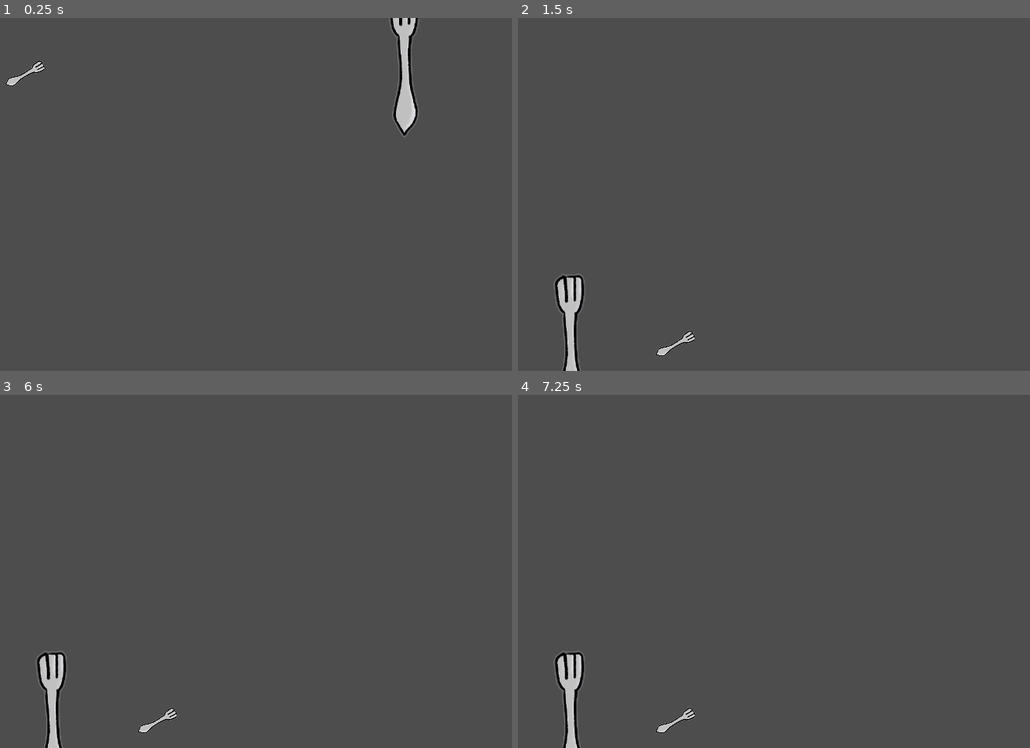
Above: before the commit, frames 1-4 (two rows, left to right).
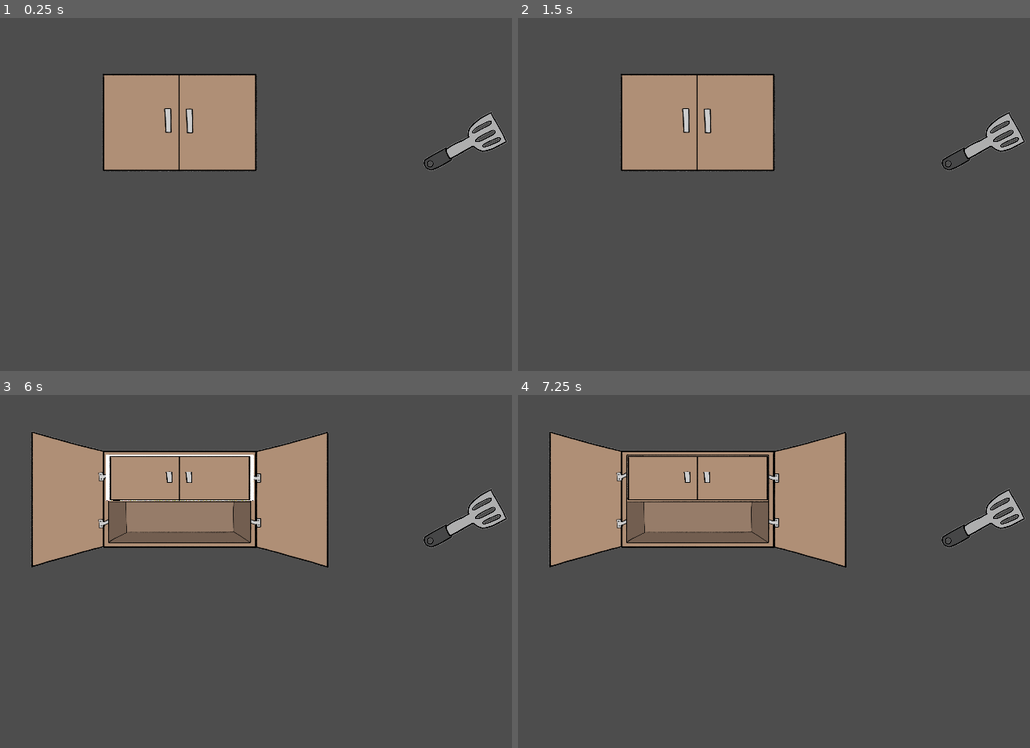
Above: after the commit, the same moments.

Repository: rocketCarlos/WhatsInTheWardrobe
Game: Godot game, scene res://scenes/MockScene/mock_scene.tscn
Two runs of this game, one before a commit and one after it. Both use one fixed random seed, a clock stepped at 60 frames per second and the inputs below. The project has no main scene, so this scene is started directly.
Inputs (mouse positions are in pixels of both pictures, inside the frame that each line leads up to):
- Up to frame 1 (0.25 s): no input
- Up to frame 2 (1.5 s): tap Enter at 0.5 s; move the mouse to (922, 67) at 0.52 s; click (922, 67) at 0.6 s; tap Space at 1.25 s; move the mouse to (543, 74) at 1.27 s; click (543, 74) at 1.35 s
- Up to frame 3 (6 s): tap Enter at 2, 3.5 s; click (25, 451) at 2.1 s; tap Space at 2.75, 4.25 s; move the mouse to (404, 444) at 2.77 s; click (404, 444) at 2.85 s; move the mouse to (409, 507) at 3.52 s; click (409, 507) at 3.6 s; move the mouse to (71, 518) at 4.27 s; click (71, 518) at 4.35 s; move the mouse to (291, 571) at 5.02 s; click (291, 571) at 5.1 s; move the mouse to (168, 483) at 5.77 s; click (168, 483) at 5.85 s
- Up to frame 4 (7.25 s): move the mouse to (917, 553) at 6.52 s; click (917, 553) at 6.6 s

The runs differ from the first frame. In frame 1, 10% of the frame differs, in the area x 0-100%, y 0-44%; in frame 2, 10%; in frame 3, 19%, in the area x 5-100%, y 10-100%; in frame 4, 19%.

Commit message:
Slots can be nested into containers (WIP)

Diff:
--- a/autoloads/ItemManager/item_manager.gd
+++ b/autoloads/ItemManager/item_manager.gd
@@ -22,37 +22,8 @@
 #endregion
 
 #region globals
-enum ROOMS {
-	LIVING,
-	KITCHEN,
-	ENTRANCE,
-	CORRIDOR,
-	MUMS,
-	KIDS,
-	NONE
-}
-
 # reference to the item that is currently selected
 var selected_item: Node = null
-#endregion
-
-#region item management
-func reparent_item(item: Node) -> void:
-	match item.room:
-		ROOMS.LIVING:
-			item.call_deferred(&"reparent", living)
-		ROOMS.KITCHEN:
-			item.call_deferred(&"reparent", kitchen)
-		ROOMS.ENTRANCE:
-			item.call_deferred(&"reparent", entrance)
-		ROOMS.CORRIDOR:
-			item.call_deferred(&"reparent", corridor)
-		ROOMS.MUMS:
-			item.call_deferred(&"reparent", mums)
-		ROOMS.KIDS:
-			item.call_deferred(&"reparent", kids)
-		ROOMS.NONE:
-			push_error(item, "'S ROOM IS NOT SET")
 #endregion
 
 #region inventory interaction
--- a/scenes/GenericContainer/generic_container.tscn
+++ b/scenes/GenericContainer/generic_container.tscn
@@ -3,7 +3,6 @@
 [ext_resource type="Script" path="res://scenes/GenericContainer/generic_container.gd" id="1_5js1k"]
 
 [node name="GenericContainer" type="Sprite2D"]
-position = Vector2(607, 432)
 script = ExtResource("1_5js1k")
 
 [node name="Highlight" type="Sprite2D" parent="."]
--- a/scenes/GenericItem/generic_item.gd
+++ b/scenes/GenericItem/generic_item.gd
@@ -22,20 +22,21 @@
 
 # when current_slot is set:
 # - item's position will match slot's position
-# - item's room will match slot's room
 # - item is reparented
+# - item's parent matches slot's parent
 # NOTE: only if new slot is not null
 var current_slot : Node:
 	set(slot):
 		current_slot = slot
 		if slot: # if slot is not null
 			global_position = slot.global_position
-			room = slot.room
-			ItemManager.reparent_item(self)
+			parent = slot.parent
+			reparent(slot)
 
-
+# the slot where the item is originally placed
 @export var original_slot : Node
-var room: ItemManager.ROOMS = ItemManager.ROOMS.NONE
+# item's parent in terms of placement in the room
+var parent: Node
 #endregion
 
 #region ready, process and restart
@@ -50,6 +51,9 @@
 func _ready() -> void:
 	restart()
 	_init_textures()
+	# if this node has a parent, show this node above its parent
+	if parent:
+		z_index += 1
 
 # Called every frame. 'delta' is the elapsed time since the previous frame.
 func _process(delta: float) -> void:
@@ -61,6 +65,7 @@
 				var response = ItemManager.to_inventory(self)
 				if response.status == ItemManager.INVENTORY_STATUS.ACCEPTED: # there's room
 					in_inventory = true
+					reparent(ItemManager)
 					global_position = response.position
 					inventory_index = response.idx
 					if current_slot:
@@ -114,6 +119,10 @@
 	highlight.show()
 	mouse_in_collider = true
 
+	# disable parent if not in inventory
+	if not in_inventory and parent:
+		parent.disabled = true
+
 
 func _on_hitbox_mouse_exited() -> void:
 	mouse_in_collider = false
@@ -121,4 +130,8 @@
 	if ItemManager.selected_item != self:
 		highlight.hide()
 
+	# enable parent if not in inventory
+	if not in_inventory and parent:
+		parent.disabled = false
+
 #endregion
--- a/scenes/GenericItem/generic_item.tscn
+++ b/scenes/GenericItem/generic_item.tscn
@@ -1,11 +1,8 @@
-[gd_scene load_steps=3 format=3 uid="uid://bb6p32llodf5c"]
+[gd_scene load_steps=2 format=3 uid="uid://bb6p32llodf5c"]
 
 [ext_resource type="Script" path="res://scenes/GenericItem/generic_item.gd" id="1_b8hli"]
-[ext_resource type="Texture2D" uid="uid://5ikypwjunnin" path="res://assets/interactive objects/kitchen/fork.png" id="1_mey8t"]
 
 [node name="GenericItem" type="Sprite2D"]
-position = Vector2(550, 283)
-texture = ExtResource("1_mey8t")
 script = ExtResource("1_b8hli")
 
 [node name="Highlight" type="Sprite2D" parent="."]
--- a/scenes/MockScene/mock_scene.tscn
+++ b/scenes/MockScene/mock_scene.tscn
@@ -1,48 +1,53 @@
-[gd_scene load_steps=6 format=3 uid="uid://dfsatt0oldpee"]
+[gd_scene load_steps=8 format=3 uid="uid://dfsatt0oldpee"]
 
 [ext_resource type="PackedScene" uid="uid://bb6p32llodf5c" path="res://scenes/GenericItem/generic_item.tscn" id="1_oymsc"]
 [ext_resource type="PackedScene" uid="uid://cs57ycjr101r3" path="res://scenes/Slot/slot.tscn" id="2_834jm"]
 [ext_resource type="PackedScene" uid="uid://dhhcj2lu1qtoc" path="res://scenes/GenericContainer/generic_container.tscn" id="3_psku0"]
+[ext_resource type="Texture2D" uid="uid://6gy84niqdygv" path="res://assets/interactive objects/kitchen/spatula.png" id="3_ua3tu"]
 [ext_resource type="Texture2D" uid="uid://br3h8eye7um55" path="res://assets/interactive objects/drawer2_opened.png" id="4_r4q3r"]
 [ext_resource type="Texture2D" uid="uid://ddg0oerjyutpb" path="res://assets/interactive objects/drawer2_closed.png" id="5_ghukh"]
+[ext_resource type="Texture2D" uid="uid://cj3hcn7g320g8" path="res://assets/interactive objects/kitchen/big_knife.png" id="7_73ycw"]
 
 [node name="MockScene" type="Node2D"]
 
 [node name="Slot" parent="." instance=ExtResource("2_834jm")]
-position = Vector2(141, 104)
-room = 0
+position = Vector2(945, 236)
 
-[node name="GenericItem" parent="Slot" node_paths=PackedStringArray("original_slot") instance=ExtResource("1_oymsc")]
-position = Vector2(362, -6.10352e-05)
+[node name="Spatula" parent="Slot" node_paths=PackedStringArray("original_slot") instance=ExtResource("1_oymsc")]
 rotation = 1.08734
 scale = Vector2(0.373016, 0.315094)
+texture = ExtResource("3_ua3tu")
 original_slot = NodePath("..")
 
-[node name="Slot2" parent="." instance=ExtResource("2_834jm")]
-position = Vector2(839, 92)
-room = 2
-
-[node name="GenericItem2" parent="Slot2" node_paths=PackedStringArray("original_slot") instance=ExtResource("1_oymsc")]
-position = Vector2(-489, 55)
-original_slot = NodePath("..")
-
-[node name="Slot3" parent="." instance=ExtResource("2_834jm")]
-position = Vector2(852, 207)
-room = 4
-
 [node name="GenericContainer" parent="." node_paths=PackedStringArray("children") instance=ExtResource("3_psku0")]
-visible = false
-position = Vector2(389.171, 491.019)
+position = Vector2(427, 192)
 scale = Vector2(0.77414, 0.671498)
 texture = ExtResource("4_r4q3r")
 sprite_closed = ExtResource("5_ghukh")
 sprite_open = ExtResource("4_r4q3r")
-children = [NodePath("GenericContainer2")]
+children = [NodePath("Slot3"), NodePath("GenericContainer2")]
 
-[node name="GenericContainer2" parent="GenericContainer" node_paths=PackedStringArray("parent") instance=ExtResource("3_psku0")]
+[node name="Slot3" parent="GenericContainer" node_paths=PackedStringArray("parent") instance=ExtResource("2_834jm")]
+position = Vector2(-116.258, 80.4172)
+scale = Vector2(1.29176, 1.48921)
+parent = NodePath("..")
+
+[node name="GenericContainer2" parent="GenericContainer" node_paths=PackedStringArray("parent", "children") instance=ExtResource("3_psku0")]
 position = Vector2(0.424866, -59.0385)
 scale = Vector2(0.913681, 0.451485)
 texture = ExtResource("5_ghukh")
 sprite_closed = ExtResource("5_ghukh")
 sprite_open = ExtResource("4_r4q3r")
 parent = NodePath("..")
+children = [NodePath("Slot2")]
+
+[node name="Slot2" parent="GenericContainer/GenericContainer2" node_paths=PackedStringArray("parent") instance=ExtResource("2_834jm")]
+position = Vector2(150.569, 51.5385)
+scale = Vector2(1.41379, 3.29846)
+parent = NodePath("..")
+
+[node name="Knife" parent="GenericContainer/GenericContainer2/Slot2" node_paths=PackedStringArray("original_slot") instance=ExtResource("1_oymsc")]
+rotation = 0.783653
+scale = Vector2(0.12, 0.12)
+texture = ExtResource("7_73ycw")
+original_slot = NodePath("..")
--- a/scenes/Slot/slot.gd
+++ b/scenes/Slot/slot.gd
@@ -19,8 +19,9 @@
 var mouse_in_collider : bool
 # reference to the node that this slot contains
 var item: Node
-
-@export var room: ItemManager.ROOMS = ItemManager.ROOMS.NONE
+# slot's parent when it comes to placement in the room.
+# Used for managing interaction and visibility
+@export var parent: Node
 #endregion
 
 
--- a/scenes/Slot/slot.tscn
+++ b/scenes/Slot/slot.tscn
@@ -6,6 +6,7 @@
 radius = 12.0416
 
 [node name="Slot" type="Node2D"]
+z_index = 1
 script = ExtResource("1_yt1gv")
 
 [node name="Highlight" type="Sprite2D" parent="."]
